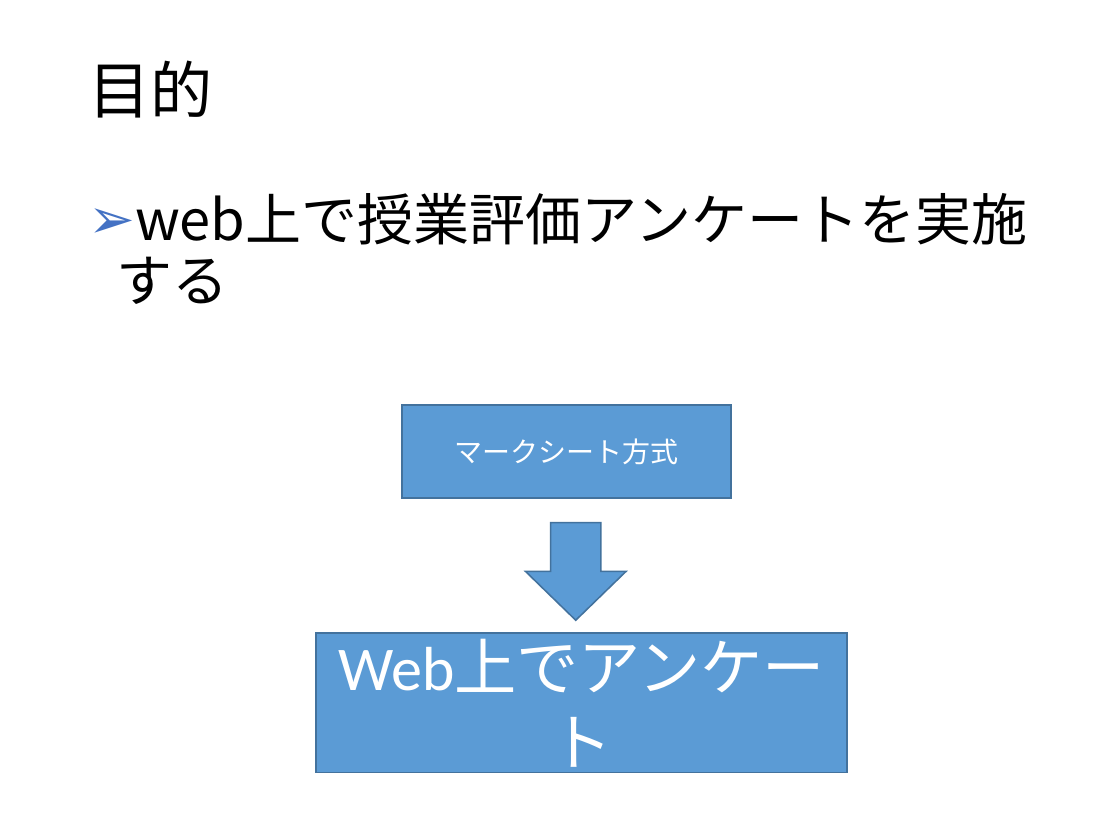
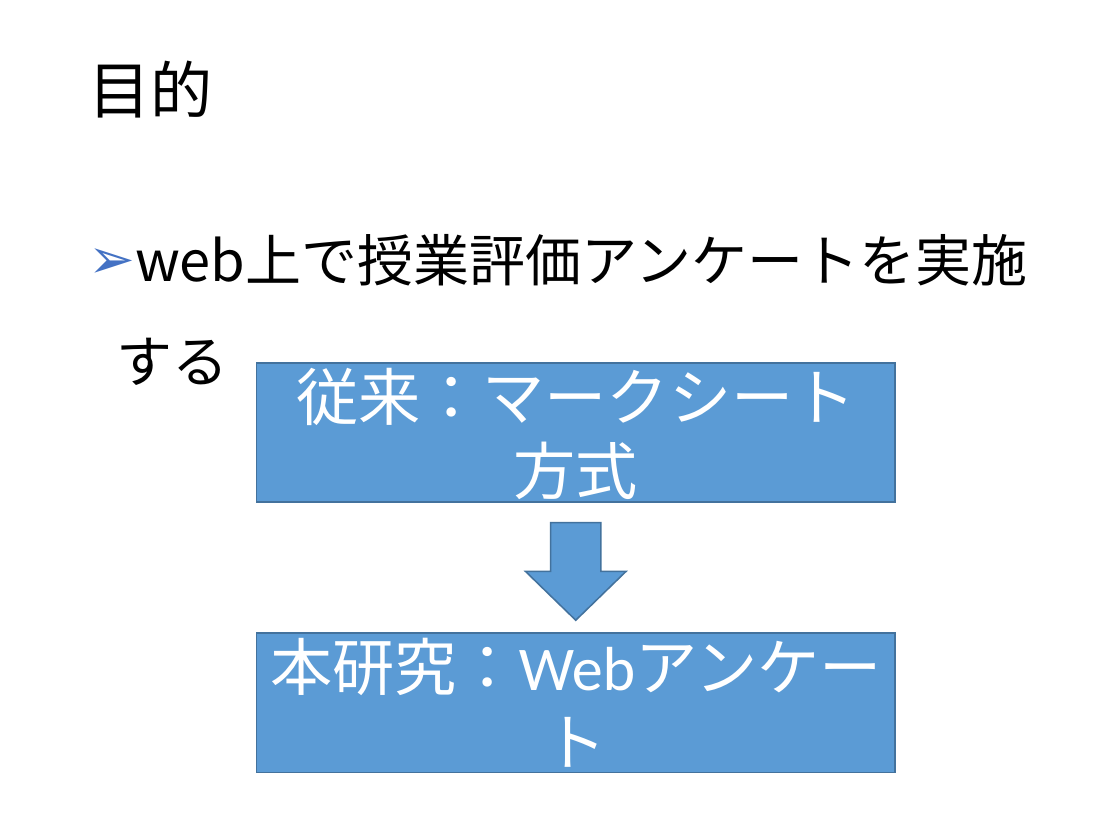
Before and after one commit to kazuwo/kosen-graduation-thesis, a slide deck: slide 2 of 卒業研究発表スライド.pptx. Drawn at 1120x840 pixels with LibreOffice and Linux fonts; fonts in the diff are those of the drawing. Boxes give left, top, right and bottom in pixels: in the first picture for what was removed or moved away, otherwise in the second. Text is boxed around its words. In the diff, an @@ line names an element or a change of style, - is before the commit and + after.

```diff
--- a/卒業研究発表スライド.pptx
+++ b/卒業研究発表スライド.pptx
@@ text "web上で授業評価アンケートを実施する" at (77, 187, 1054, 319): line spacing 0.9 to 1.5 @@
@@ rectangle "従来：マークシート方式": place and size @@
-rectangle "従来：マークシート方式" at (402, 405, 731, 498)
+rectangle "従来：マークシート方式" at (256, 363, 896, 502)
@@ text in rectangle at (296, 357, 855, 510): text changed; size 18 to 40 pt @@
-マークシート方式
+従来：マークシート方式
@@ rectangle "本研究：Webアンケート": place and size @@
-rectangle "本研究：Webアンケート" at (316, 633, 847, 772)
+rectangle "本研究：Webアンケート" at (256, 633, 896, 772)
@@ text in rectangle at (270, 627, 881, 695): text changed @@
-Web上でアンケート
+本研究：Webアンケート
```
Also in this commit, not shown: 10 other slides changed, 3 slides added, 2 slides removed.
